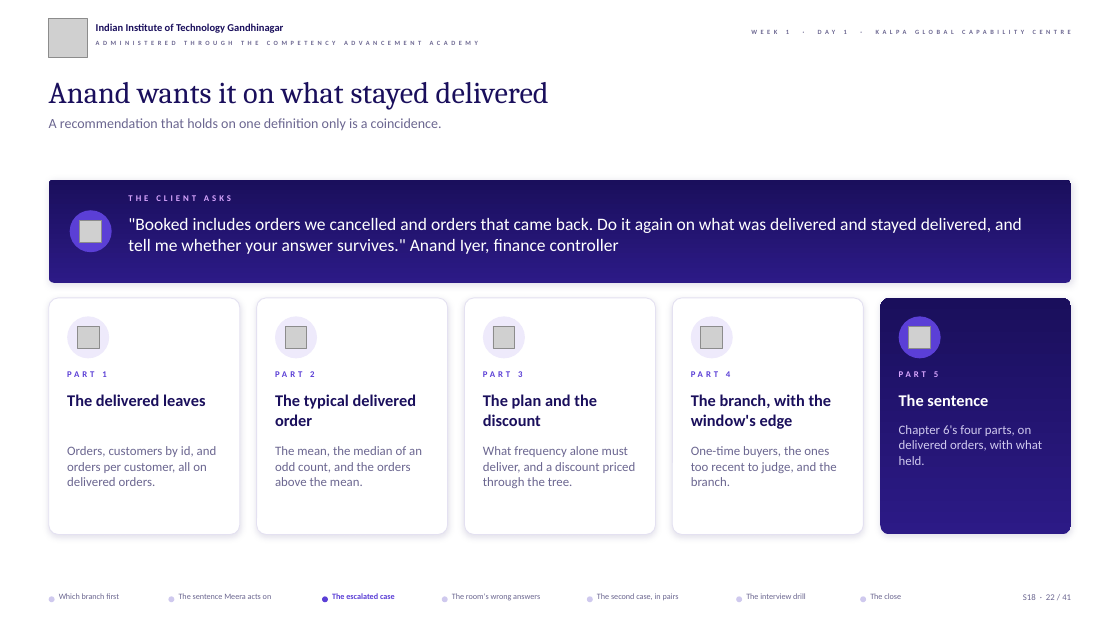
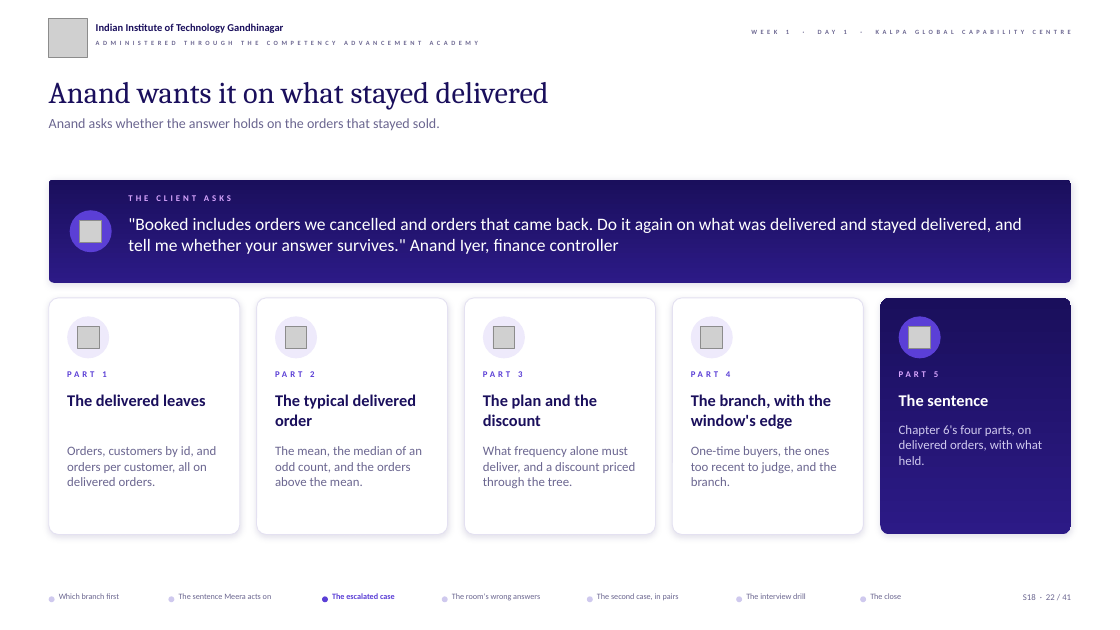
Before and after one commit to fde-academy-lab/c2-content-factory, a slide deck: slide 22 of content/W01/D1/slides/C2_W01_D01_half2_STUDENT.pptx. Drawn at 1120x630 pixels with LibreOffice and Linux fonts; fonts in the diff are those of the drawing; grey boxes stand for pictures; background and template pictures are left out. Boxes give left, top, right and bottom in pixels: in the first picture for what was removed or moved away, otherwise in the second. Text is boxed around its words. In the diff, an @@ line names an element or a change of style, - is before the commit and + after.

```diff
--- a/content/W01/D1/slides/C2_W01_D01_half2_STUDENT.pptx
+++ b/content/W01/D1/slides/C2_W01_D01_half2_STUDENT.pptx
@@ text at (49, 118, 440, 130): text changed @@
-A recommendation that holds on one definition only is a coincidence.
+Anand asks whether the answer holds on the orders that stayed sold.
```
Also in this commit, not shown: 10 other slides changed, 39 other files.
